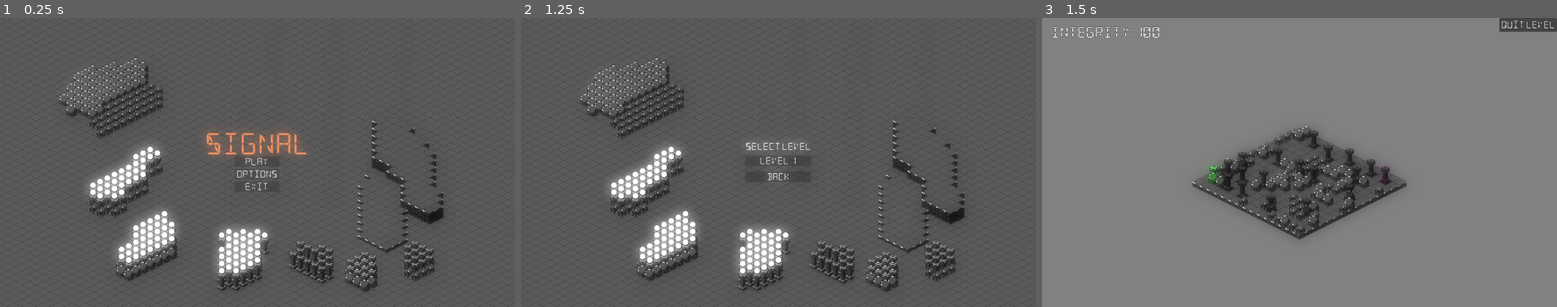
Above: before the commit, frames 1-3 (left to right).
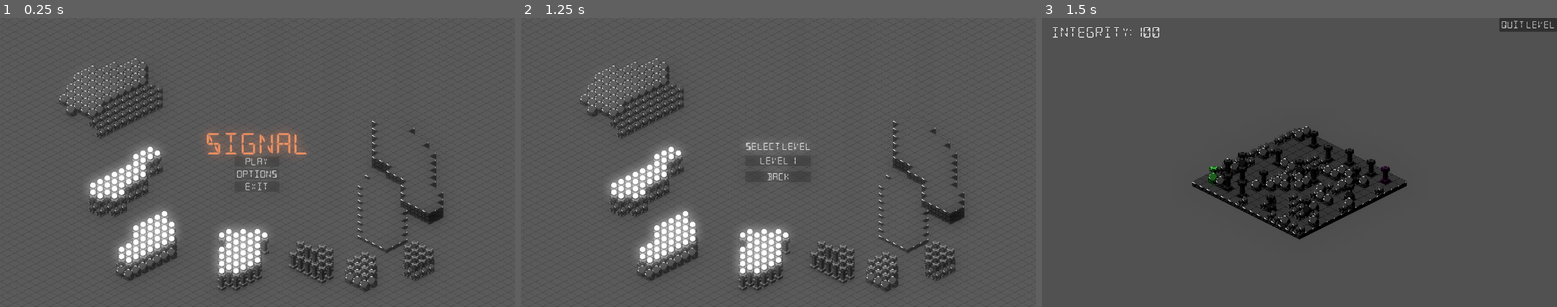
Above: after the commit, the same moments.

Repository: Ty1rl/Signal
Game: Godot game, scene res://menus/main_menu.tscn
The game is run twice, just before and just after one commit, with the same random seed, the same clock (stepped at 60 frames per second) and the same inputs.
Inputs:
- Up to frame 1 (0.25 s): no input
- Up to frame 2 (1.25 s): click "Play" at 0.5 s
- Up to frame 3 (1.5 s): click "Level 1" at 1.25 s

Frames 1-2 are identical in both runs. In frame 3, 99% of the frame differs, in the area x 0-100%, y 0-100%.

Commit message:
testing collision poly

Diff:
--- a/levels/level_base.gd
+++ b/levels/level_base.gd
@@ -9,11 +9,13 @@
 	"Pulse": {"range": 5, "cost": 15, "passes": ["plain"]},
 	"Skip":  {"range": 2, "cost": 25, "passes": ["plain", "forest", "wall"]},
 }
+
 const SHAPE_COLORS: Dictionary = {
-	"Wide":  Color(0.3, 0.9, 0.4, 0.4),   # green
-	"Pulse": Color(0.3, 0.6, 1.0, 0.4),   # blue
-	"Skip":  Color(1.0, 0.5, 0.2, 0.4),   # orange
+	"Wide":  Color(0.3, 0.9, 0.4, 0.4),
+	"Pulse": Color(0.3, 0.6, 1.0, 0.4),
+	"Skip":  Color(1.0, 0.5, 0.2, 0.4),
 }
+
 @onready var terrain_grid_node: Node2D = $TerrainGrid
 @onready var drawer: PanelContainer = $UI/Drawer
 @onready var quit_button: Button = $UI/QuitButton
@@ -21,27 +23,24 @@
 @onready var integrity_label: Label = $UI/IntegrityLabel
 @onready var win_dialog: ConfirmationDialog = $UI/WinDialog
 
-# Game state
 var starting_integrity: int = 100
 var current_integrity: int = 100
-var controlled_tiles: Dictionary = {}   # Vector2i -> true
-var transmitter_shape: Dictionary = {}  # tile_coord -> shape_name
-var controlled_tile_shapes: Dictionary = {}  # Vector2i -> Array[String] of shapes that reach
-# Level data — levels populate these before calling super._ready()
+var controlled_tiles: Dictionary = {}
+var controlled_tile_shapes: Dictionary = {}  # Vector2i -> Array[String]
+var transmitter_shape: Dictionary = {}
+
 var grid_w: int = 15
 var grid_h: int = 15
 var tower_positions: Array[Vector2i] = []
 var source_index: int = -1
 var target_index: int = -1
 
-# Runtime
-var terrain_grid: Dictionary = {}  # Vector2i -> Tile
-var tower_coords: Array[Vector2i] = []  # ordered list of tiles that have towers
+var terrain_grid: Dictionary = {}
+var tower_coords: Array[Vector2i] = []
 var source_coord: Vector2i = Vector2i(-1, -1)
 var target_coord: Vector2i = Vector2i(-1, -1)
-var transmitters: Dictionary = {}       # tile_coord -> true
+var transmitters: Dictionary = {}
 var selected_coord: Vector2i = Vector2i(-1, -1)
-
 
 func _ready() -> void:
 	drawer.ability_chosen.connect(_on_ability_chosen)
@@ -55,15 +54,11 @@
 	_refresh_all_tiles()
 	_update_integrity_label()
 
-# --- Coordinate conversion (diamond down iso) ---
 func tile_to_local(tile: Vector2i) -> Vector2:
 	var hw: float = TILE_SIZE.x * 0.5
 	var hh: float = TILE_SIZE.y * 0.5
 	return Vector2((tile.x - tile.y) * hw, (tile.x + tile.y) * hh)
 
-# --- Build the grid ---
-# Levels that know their grid dimensions should populate terrain in their own
-# _paint_tiles_from_data() after super._ready().
 func _build_grid() -> void:
 	for x in grid_w:
 		for y in grid_h:
@@ -71,10 +66,6 @@
 			var tile: Tile = TILE_SCENE.instantiate()
 			tile.tile_coord = coord
 			tile.position = tile_to_local(coord)
-			# tile.z_index = coord.x + coord.y
-			# tile.priority = coord.x + coord.y
-			# tile.priority = -(coord.x + coord.y)
-			tile.clicked.connect(_on_tile_clicked)
 			terrain_grid_node.add_child(tile)
 			terrain_grid[coord] = tile
 
@@ -96,7 +87,6 @@
 		else:
 			tile.set_tower_role(Tile.TowerRole.NORMAL)
 
-# --- Terrain lookup ---
 func _tile_terrain(tile: Vector2i) -> String:
 	if not terrain_grid.has(tile):
 		return "plain"
@@ -106,16 +96,13 @@
 		Tile.Terrain.WALL:   return "wall"
 		_:                    return "plain"
 
-# --- Control propagation ---
 func _recompute_control() -> void:
 	controlled_tiles.clear()
 	controlled_tile_shapes.clear()
 
-	# Source tile is always controlled
 	if source_coord != Vector2i(-1, -1):
 		controlled_tiles[source_coord] = true
 
-	# Iterative flood from each transmitter
 	var changed := true
 	while changed:
 		changed = false
@@ -158,7 +145,6 @@
 				visited[nb] = d + 1
 				queue.append(nb)
 
-# --- Visual refresh ---
 func _refresh_all_tiles() -> void:
 	for coord in terrain_grid.keys():
 		var tile: Tile = terrain_grid[coord]
@@ -170,15 +156,13 @@
 				colors.append(SHAPE_COLORS.get(s, Color(0.3, 0.8, 1.0, 0.4)))
 			tile.set_highlight_colors(colors)
 			tile.add_state(Tile.State.REACHABLE)
-		# if transmitters.has(coord):
-		# 	tile.add_state(Tile.State.BROADCASTING)
-		if coord == selected_coord:
-			tile.add_state(Tile.State.SELECTED)
 		if transmitters.has(coord):
 			tile.set_tower_shape(transmitter_shape.get(coord, ""))
 			tile.add_state(Tile.State.BROADCASTING)
 		else:
 			tile.set_tower_shape("")
+		if coord == selected_coord:
+			tile.add_state(Tile.State.SELECTED)
 
 func _update_integrity_label() -> void:
 	integrity_label.text = "Integrity: %d" % current_integrity
@@ -187,7 +171,6 @@
 	else:
 		integrity_label.remove_theme_color_override("font_color")
 
-# --- Interaction ---
 func _on_tile_clicked(coord: Vector2i) -> void:
 	if not terrain_grid.has(coord):
 		return
@@ -209,22 +192,32 @@
 	if not controlled_tiles.has(selected_coord):
 		return
 
+	if ability == "Off":
+		if transmitters.has(selected_coord):
+			var old: String = transmitter_shape.get(selected_coord, "")
+			if old != "":
+				current_integrity += SHAPES[old]["cost"]
+			transmitters.erase(selected_coord)
+			transmitter_shape.erase(selected_coord)
+			_recompute_control()
+			_refresh_all_tiles()
+			_update_integrity_label()
+			_check_win()
+		return
+
 	var shape_cost: int = SHAPES[ability]["cost"]
 
 	if transmitters.has(selected_coord) and transmitter_shape.get(selected_coord) == ability:
-		# Toggle off
 		transmitters.erase(selected_coord)
 		transmitter_shape.erase(selected_coord)
 		current_integrity += shape_cost
 	elif transmitters.has(selected_coord):
-		# Swap shape
 		var old_shape: String = transmitter_shape.get(selected_coord, "")
 		if old_shape != "":
 			current_integrity += SHAPES[old_shape]["cost"]
 		transmitter_shape[selected_coord] = ability
 		current_integrity -= shape_cost
 	else:
-		# Activate
 		transmitters[selected_coord] = true
 		transmitter_shape[selected_coord] = ability
 		current_integrity -= shape_cost
@@ -268,13 +261,12 @@
 		if drawer.visible and drawer.get_global_rect().has_point(event.position):
 			return
 
-		# Manual pick: find the frontmost tile whose collision contains the click
 		var picked := _pick_tile_at(event.position)
+		print("CLICK at ", event.position, " picked=", picked)
 		if picked != Vector2i(-1, -1):
 			_on_tile_clicked(picked)
 			return
 
-		# Clicked empty space — deselect
 		if selected_coord != Vector2i(-1, -1) and terrain_grid.has(selected_coord):
 			terrain_grid[selected_coord].remove_state(Tile.State.SELECTED)
 			selected_coord = Vector2i(-1, -1)
@@ -282,22 +274,36 @@
 
 func _pick_tile_at(screen_pos: Vector2) -> Vector2i:
 	var best_coord := Vector2i(-1, -1)
-	var best_depth := -1
+	var best_depth: int = -1
 	for coord in terrain_grid.keys():
 		var tile: Tile = terrain_grid[coord]
-		# Only tiles with a reachable tower can be clicked
 		if tile.tower_role == Tile.TowerRole.NONE:
 			continue
 		if not tile.has_state(Tile.State.REACHABLE):
 			continue
-		# Convert screen pos to tile local and test against collision rect
-		var local := tile.get_global_transform_with_canvas().affine_inverse() * screen_pos
-		var shape: RectangleShape2D = tile.collision.shape
-		var half := shape.size * 0.5
-		var col_center := tile.collision.position
-		var rect := Rect2(col_center - half, shape.size)
-		if not rect.has_point(local):
-			continue
+
+		var polys: Array = tile.active_collisions()
+		if polys.is_empty():
+			continue
+
+		var local: Vector2 = tile.get_global_transform_with_canvas().affine_inverse() * screen_pos
+
+		var hit: bool = false
+		for p in polys:
+			var poly: CollisionPolygon2D = p
+			var offset: Vector2 = poly.position
+			var shifted: PackedVector2Array = PackedVector2Array()
+			for pt in poly.polygon:
+				shifted.append(pt + offset)
+			if shifted.size() < 3:
+				continue
+			if Geometry2D.is_point_in_polygon(local, shifted):
+				hit = true
+				break
+
+		if not hit:
+			continue
+
 		var depth: int = coord.x + coord.y
 		if depth > best_depth:
 			best_depth = depth
--- a/levels/level_base.tscn
+++ b/levels/level_base.tscn
@@ -9,7 +9,7 @@
 background_mode = 3
 glow_enabled = true
 glow_intensity = 1.0
-glow_bloom = 1.0
+glow_bloom = 0.1
 
 [node name="LevelBase" type="Node2D" unique_id=836221922]
 y_sort_enabled = true
--- a/scenes/drawer.gd
+++ b/scenes/drawer.gd
@@ -5,11 +5,13 @@
 @onready var wide_button: Button = $Buttons/WideButton
 @onready var pulse_button: Button = $Buttons/PulseButton
 @onready var skip_button: Button = $Buttons/SkipButton
+@onready var off_button: Button = $Buttons/OffButton
 
 func _ready() -> void:
 	wide_button.pressed.connect(func(): ability_chosen.emit("Wide"))
 	pulse_button.pressed.connect(func(): ability_chosen.emit("Pulse"))
 	skip_button.pressed.connect(func(): ability_chosen.emit("Skip"))
+	off_button.pressed.connect(func(): ability_chosen.emit("Off"))
 	hide()
 
 func show_near(screen_pos: Vector2, viewport_size: Vector2) -> void:
--- a/scenes/drawer.tscn
+++ b/scenes/drawer.tscn
@@ -12,6 +12,10 @@
 layout_mode = 2
 theme_override_constants/separation = 10
 
+[node name="OffButton" type="Button" parent="Buttons" unique_id=699927581]
+layout_mode = 2
+text = "Off"
+
 [node name="WideButton" type="Button" parent="Buttons" unique_id=572750426]
 layout_mode = 2
 text = "Wide"
--- a/scenes/tile.gd
+++ b/scenes/tile.gd
@@ -23,7 +23,13 @@
 
 @onready var terrain_sprite: Sprite2D = $TerrainSprite
 @onready var highlights: Array[Sprite2D] = [$Highlight0, $Highlight1, $Highlight2]
-@onready var collision: CollisionShape2D = $CollisionShape2D
+
+# Terrain + tower collision polygons. Any may be null if partner hasn't drawn it yet.
+@onready var _col_plain: CollisionPolygon2D = get_node_or_null("CollisionPlain")
+@onready var _col_wall: CollisionPolygon2D = get_node_or_null("CollisionWall")
+@onready var _col_forest: CollisionPolygon2D = get_node_or_null("CollisionForest")
+@onready var _col_tower_off: CollisionPolygon2D = get_node_or_null("CollisionTowerOff")
+@onready var _col_tower_on: CollisionPolygon2D = get_node_or_null("CollisionTowerOn")
 
 var tile_coord: Vector2i = Vector2i.ZERO
 var terrain: int = Terrain.PLAIN
@@ -72,6 +78,7 @@
 func _refresh_visual() -> void:
 	_update_terrain_sprite()
 	_update_highlight()
+	_update_collision()
 
 func _update_terrain_sprite() -> void:
 	var region: Rect2 = _pick_region()
@@ -95,7 +102,6 @@
 			Terrain.WALL:   return tower_on_wall_region
 			_:               return tower_on_plain_region
 
-	# Tower off (controlled, uncontrolled, source, target — the "state" differences show via modulate)
 	match terrain:
 		Terrain.FOREST: return tower_off_forest_region
 		Terrain.WALL:   return tower_off_wall_region
@@ -104,7 +110,6 @@
 func _compute_tint() -> Color:
 	if tower_role == TowerRole.NONE:
 		return Color.WHITE
-
 	if has_state(State.SELECTED):
 		return Color(1.8, 1.8, 0.6)
 	if tower_role == TowerRole.TARGET and not has_state(State.REACHABLE):
@@ -131,3 +136,30 @@
 			highlights[i].modulate = highlight_colors[i]
 		else:
 			highlights[i].visible = false
+
+# --- Collision ---
+# Enables one terrain polygon + optionally one tower polygon based on state.
+func _update_collision() -> void:
+	# Terrain layer
+	_set_poly_enabled(_col_plain, terrain == Terrain.PLAIN)
+	_set_poly_enabled(_col_wall, terrain == Terrain.WALL)
+	_set_poly_enabled(_col_forest, terrain == Terrain.FOREST)
+
+	# Tower layer
+	var has_tower: bool = tower_role != TowerRole.NONE
+	var broadcasting: bool = has_state(State.BROADCASTING)
+	_set_poly_enabled(_col_tower_off, has_tower and not broadcasting)
+	_set_poly_enabled(_col_tower_on, has_tower and broadcasting)
+
+func _set_poly_enabled(poly: CollisionPolygon2D, should_enable: bool) -> void:
+	if poly == null:
+		return
+	poly.disabled = not should_enable
+
+# Returns list of currently-active CollisionPolygon2Ds (terrain + optionally tower)
+func active_collisions() -> Array:
+	var result: Array = []
+	for p in [_col_plain, _col_wall, _col_forest, _col_tower_off, _col_tower_on]:
+		if p != null and not p.disabled:
+			result.append(p)
+	return result
--- a/scenes/tile.tscn
+++ b/scenes/tile.tscn
@@ -44,6 +44,7 @@
 offset = Vector2(0, -24)
 
 [node name="CollisionShape2D" type="CollisionShape2D" parent="." unique_id=1620584781]
+visible = false
 position = Vector2(0, -27.5)
 shape = SubResource("RectangleShape2D_tile")
 
@@ -52,6 +53,5 @@
 position = Vector2(0, -24)
 texture = ExtResource("3_jy7pm")
 
-[node name="CollisionPolygon2D" type="CollisionPolygon2D" parent="." unique_id=1109322559]
-visible = false
-polygon = PackedVector2Array(-16, -2, -16, -8, -10, -11, -10, -15, -5, -17, -5, -31, -10, -34, -10, -39, -7, -44, -5, -45, -6, -50, -4, -53, -1, -55, 2, -55, 6, -52, 6, -47, 4, -45, 9, -42, 10, -37, 10, -33, 6, -30, 6, -16, 10, -15, 10, -12, 14, -12, 16, -10, 16, -3, 16, 1, 1, 8, -11, 3, -16, 1)
+[node name="CollisionTowerOff" type="CollisionPolygon2D" parent="." unique_id=1109322559]
+polygon = PackedVector2Array(-16, -7, -15, -10, -11, -12, -8, -15, -5, -17, -5, -31, -10, -34, -10, -39, -7, -44, -2, -39, 4, -39, 9, -42, 10, -37, 10, -33, 6, -30, 6, -16, 10, -15, 10, -12, 14, -12, 16, -8, 14, -6, 2, 0)
